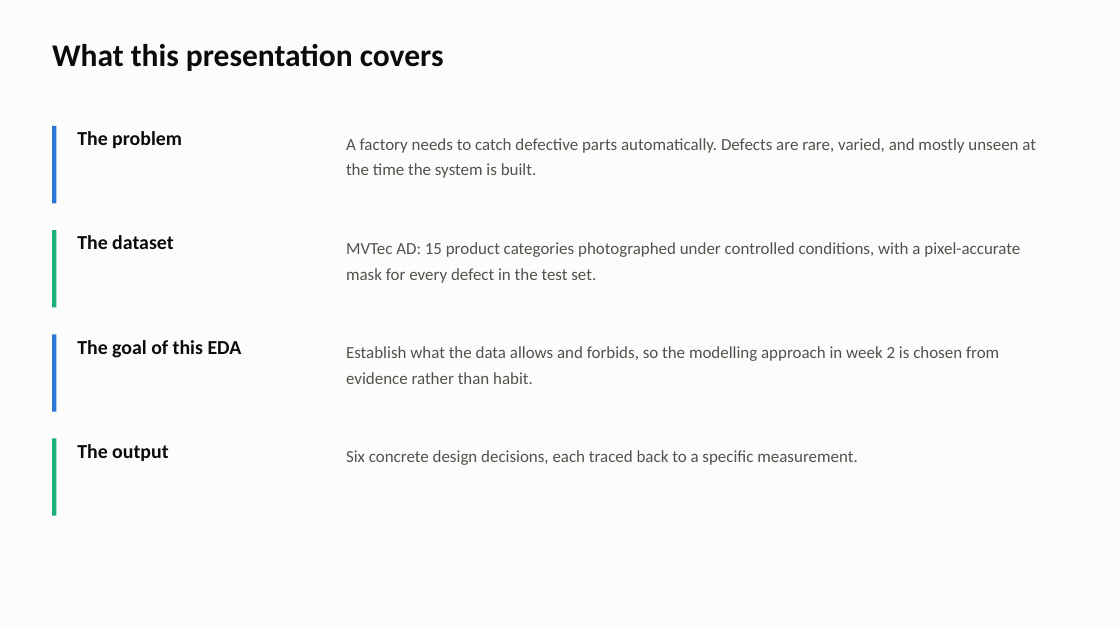
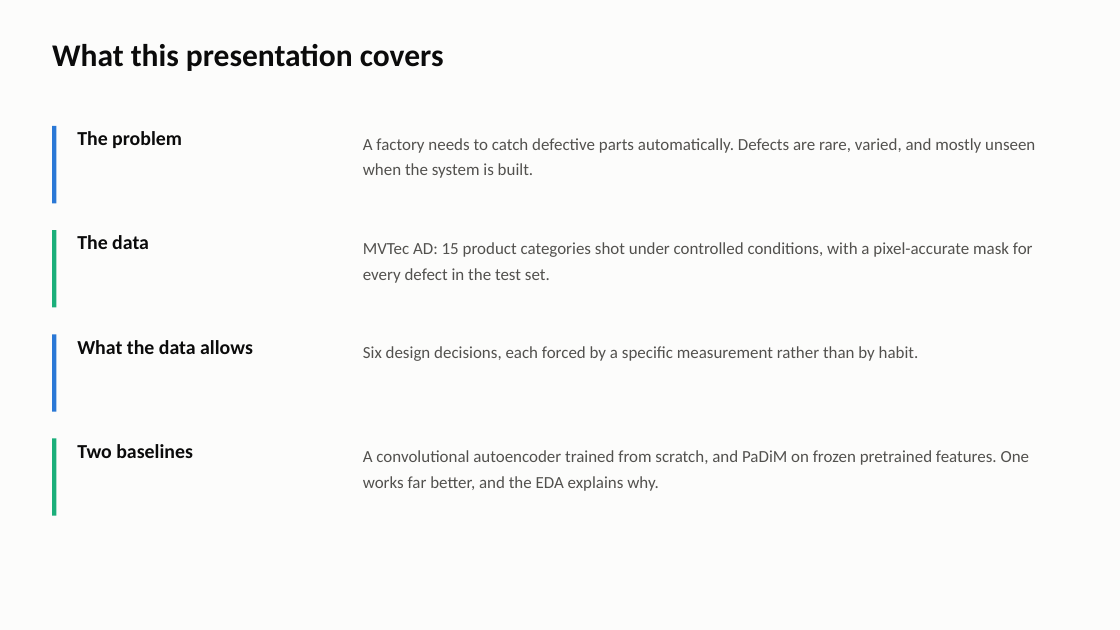
Before and after one commit to abdelrahman7124/mvtec-anomaly-detection, a slide deck: slide 2 of reports/presentation/week1_eda.pptx. Drawn at 1120x630 pixels with LibreOffice and Linux fonts; fonts in the diff are those of the drawing. Boxes give left, top, right and bottom in pixels: in the first picture for what was removed or moved away, otherwise in the second. Text is boxed around its words. In the diff, an @@ line names an element or a change of style, - is before the commit and + after.

Commit message:
Add autoencoder and PaDiM baselines; simplify EDA figures
- src/mvtec_eda/data.py: per-category loaders honouring the EDA findings
  (single resize, channel expansion, no centre crop)
- src/mvtec_eda/models.py: conv autoencoder and PaDiM on frozen ResNet-18
- src/mvtec_eda/evaluate.py: image- and pixel-level AUROC
- scripts/05_run_baselines.py, scripts/06_model_figures.py
- Rewrite every EDA figure as a single panel with larger type

```diff
--- a/reports/presentation/week1_eda.pptx
+++ b/reports/presentation/week1_eda.pptx
@@ text at (x1=363, y1=138, x2=1035, y2=178): text changed @@
-A factory needs to catch defective parts automatically. Defects are rare, varied, and mostly unseen at the time the system is built.
+A factory needs to catch defective parts automatically. Defects are rare, varied, and mostly unseen when the system is built.
@@ text at (x1=77, y1=235, x2=149, y2=249): text changed @@
-The dataset
+The data
@@ text at (x1=363, y1=242, x2=1033, y2=283): text changed @@
-MVTec AD: 15 product categories photographed under controlled conditions, with a pixel-accurate mask for every defect in the test set.
+MVTec AD: 15 product categories shot under controlled conditions, with a pixel-accurate mask for every defect in the test set.
@@ text at (x1=77, y1=340, x2=253, y2=354): text changed @@
-The goal of this EDA
+What the data allows
@@ text at (x1=363, y1=346, x2=919, y2=361): text changed @@
-Establish what the data allows and forbids, so the modelling approach in week 2 is chosen from evidence rather than habit.
+Six design decisions, each forced by a specific measurement rather than by habit.
@@ text at (x1=77, y1=444, x2=193, y2=458): text changed @@
-The output
+Two baselines
@@ text at (x1=363, y1=450, x2=1030, y2=491): text changed @@
-Six concrete design decisions, each traced back to a specific measurement.
+A convolutional autoencoder trained from scratch, and PaDiM on frozen pretrained features. One works far better, and the EDA explains why.
```
Also in this commit, not shown: 13 other slides changed, 1 slide removed, 25 other files.
